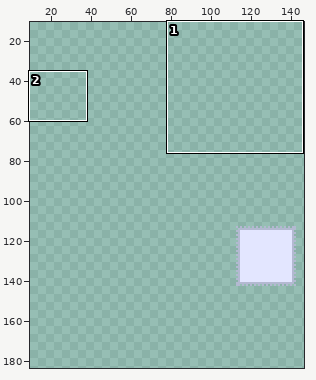
Two states of a pixel-art file, LD58UnityProject/Files/characters.aseprite. Above: a wide view before the commit, with the close-up outlined.
Close-up. Old version:
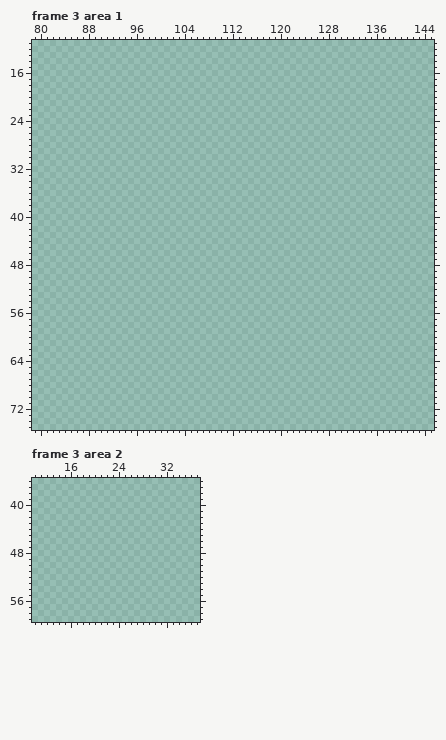
256x256 pixels, 3 frames. Colours within 5 levels of each other are drawn and written as one. Shown: frame 3 area 1: x 79..145, y 11..75; frame 3 area 2: x 10..37, y 36..59. The wide view leaves out empty margins. The commit also changed other frames or places, which this record leaves out.
The result:
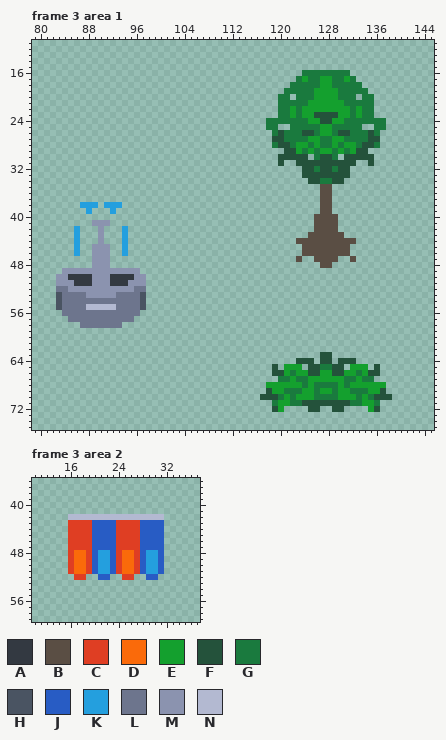
Palette (. is transparent): A #333941  B #5a4e44  C #df3e23  D #fa6a0a  E #14a02e  F #24523b  G #1a7a3e  H #4a5462  J #285cc4  K #249fde  L #6d758d  M #8b93af  N #b3b9d1
What changed:
layer "Enviro" added
layer "Enviro2" added
Frame 3 area 1, layer "Enviro":
y 16: x 124..131 ........ -> GGGGGGGG
y 17: x 123..132 .......... -> GEGGEEGGEG
y 18: x 122..133 ............ -> GGGGGEEGGGGG
y 19: x 121..134 .............. -> GGGGGEEEEGGGGG
y 20: x 120..121 .. -> GG; x 123..132 .......... -> GGGEEEEGGG; x 134..135 .. -> GG
y 21: x 120..135 ................ -> GGGGGEEEEEEGGGGG
y 22: x 120..135 ................ -> GGEGEEEEEEEEGEGG
y 23: x 120..135 ................ -> GGEGEEFFFFEEGEGG
y 24: x 118..137 .................... -> GGGGGGGEEFFEEGGGGGGG
y 25: x 118..119 .. -> GG; x 122..133 ............ -> GGGGGEEGGGGG; x 136..137 .. -> GG
y 26: x 119..136 .................. -> GFGGGFFGEEGFFGGGFG
y 27: x 119..136 .................. -> FFGGGGEEGGEEGGGGFF
y 28: x 119..136 .................. -> GFFGEEGEGGEGEEGFFG
y 29: x 121..134 .............. -> FFEGEGEEGEGEFF
y 30: x 120..124 ..... -> FFFFF; x 126..129 .... -> GFFG; x 131..135 ..... -> FFFFF
y 31: x 120 . -> F; x 123..132 .......... -> FFFFFFFFFF; x 135 . -> F
y 32: x 124..131 ........ -> FFGFFGFF
y 33: x 124..131 ........ -> FFFFFFFF
y 34: x 125..130 ...... -> FFGGFF
y 35..37: x 127..128 .. -> BB
y 38: x 87..89 ... -> KKK; x 91..93 ... -> KKK; x 127..128 .. -> BB
y 39: x 88 . -> K; x 92 . -> K; x 127..128 .. -> BB
y 40: x 126..129 .... -> BBBB
y 41: x 89..91 ... -> MMM; x 126..129 .... -> BBBB
y 42: x 86 . -> K; x 90 . -> M; x 94 . -> K; x 126..129 .... -> BBBB
y 43: x 86 . -> K; x 90 . -> M; x 94 . -> K; x 125..130 ...... -> BBBBBB
y 44: x 86 . -> K; x 90 . -> M; x 94 . -> K; x 123..132 .......... -> BBBBBBBBBB
y 45..46: x 86 . -> K; x 89..91 ... -> MMM; x 94 . -> K; x 124..131 ........ -> BBBBBBBB
y 47: x 89..91 ... -> MMM; x 123 . -> B; x 126..129 .... -> BBBB; x 132 . -> B
y 48: x 89..91 ... -> MMM; x 127..128 .. -> BB
y 49: x 84..96 ............. -> MMMMMMMMMMMMM
y 50: x 83..97 ............... -> MMAAAAMMMAAAAMM
y 51: x 83..97 ............... -> MMMAAAMMMAAAMMM
y 52: x 83..97 ............... -> LLMMMMMMMMMMMLL
y 53: x 83..97 ............... -> HLLLLMMMMMLLLLH
y 54: x 83..97 ............... -> HLLLLLLLLLLLLLH
y 55: x 83..97 ............... -> HLLLLNNNNNLLLLH
y 56: x 84..96 ............. -> LLLLLLLLLLLLL
y 57: x 85..95 ........... -> LLLLLLLLLLL
y 58: x 87..93 ....... -> LLLLLLL
y 63: x 127..128 .. -> FF
y 64: x 123..125 ... -> FFF; x 127..128 .. -> FF; x 130..132 ... -> FFF
y 65: x 119 . -> F; x 121..123 ... -> EEE; x 125..130 ...... -> FFGGFF; x 132..134 ... -> EEE; x 136 . -> F
y 66: x 119..136 .................. -> FFEGEEFFEEFFEEGEFF
y 67: x 120..135 ................ -> GGEGGEEEEEEGGEGG
y 68: x 118..137 .................... -> EEEEEEGEGGGGEGEEEEEE
y 69: x 118..137 .................... -> FEEGGGEEGEEGEEGGGEEF
y 70: x 117..138 ...................... -> FFFGEGEEEGGGGEEEGEGFFF
y 71: x 119..136 .................. -> GEEGGFFFFFFFFGGEEG
y 72: x 119..120 .. -> FE; x 125..126 .. -> FF; x 129..130 .. -> FF; x 135..136 .. -> EF
Frame 3 area 2, layer "Enviro2":
y 42: x 16..31 ................ -> NNNNNNNNNNNNNNNN
y 43..47: x 16..31 ................ -> CCCCJJJJCCCCJJJJ
y 48..51: x 16..31 ................ -> CDDCJKKJCDDCJKKJ
y 52: x 17..18 .. -> CC; x 21..22 .. -> JJ; x 25..26 .. -> CC; x 29..30 .. -> JJ
Changed places in both close-ups, as pixel boxes (x1, y1, x2, y2):
added: (266, 70, 386, 268)
added: (56, 202, 146, 328)
added: (260, 352, 392, 412)
added: (68, 514, 164, 580)
